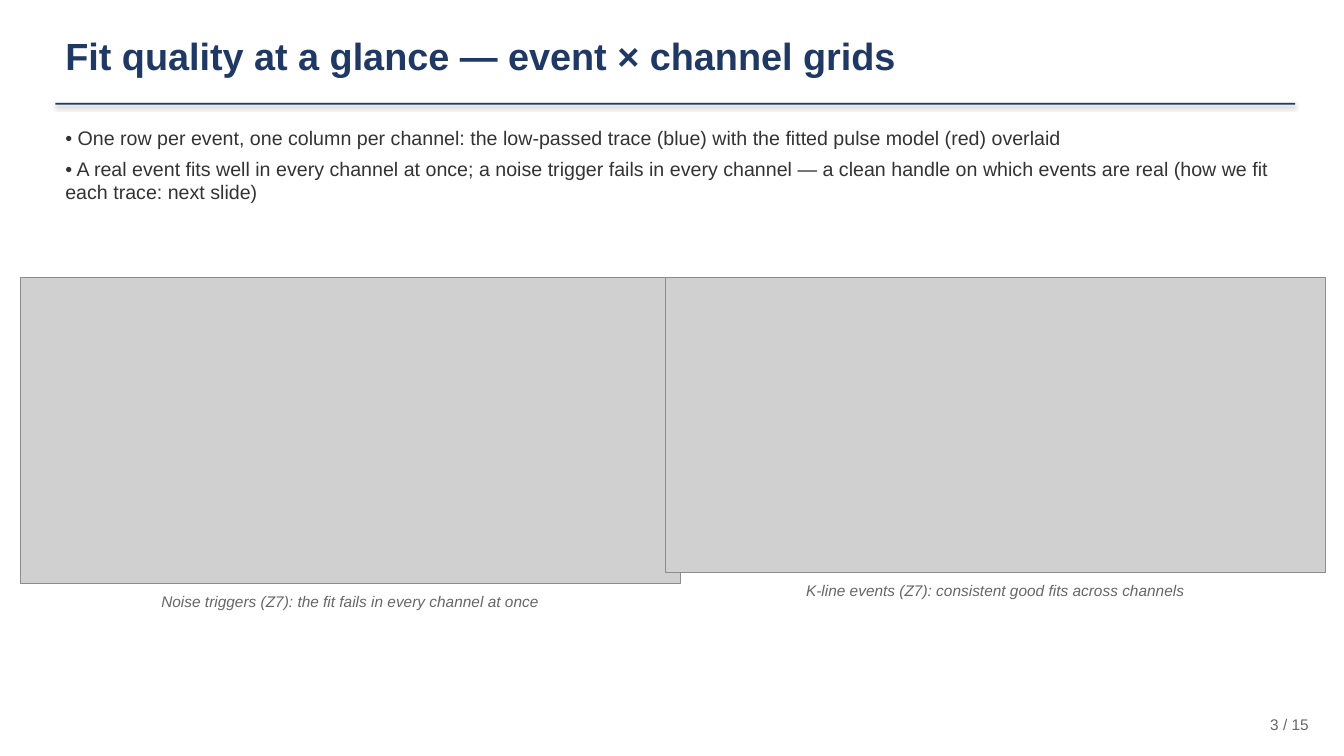
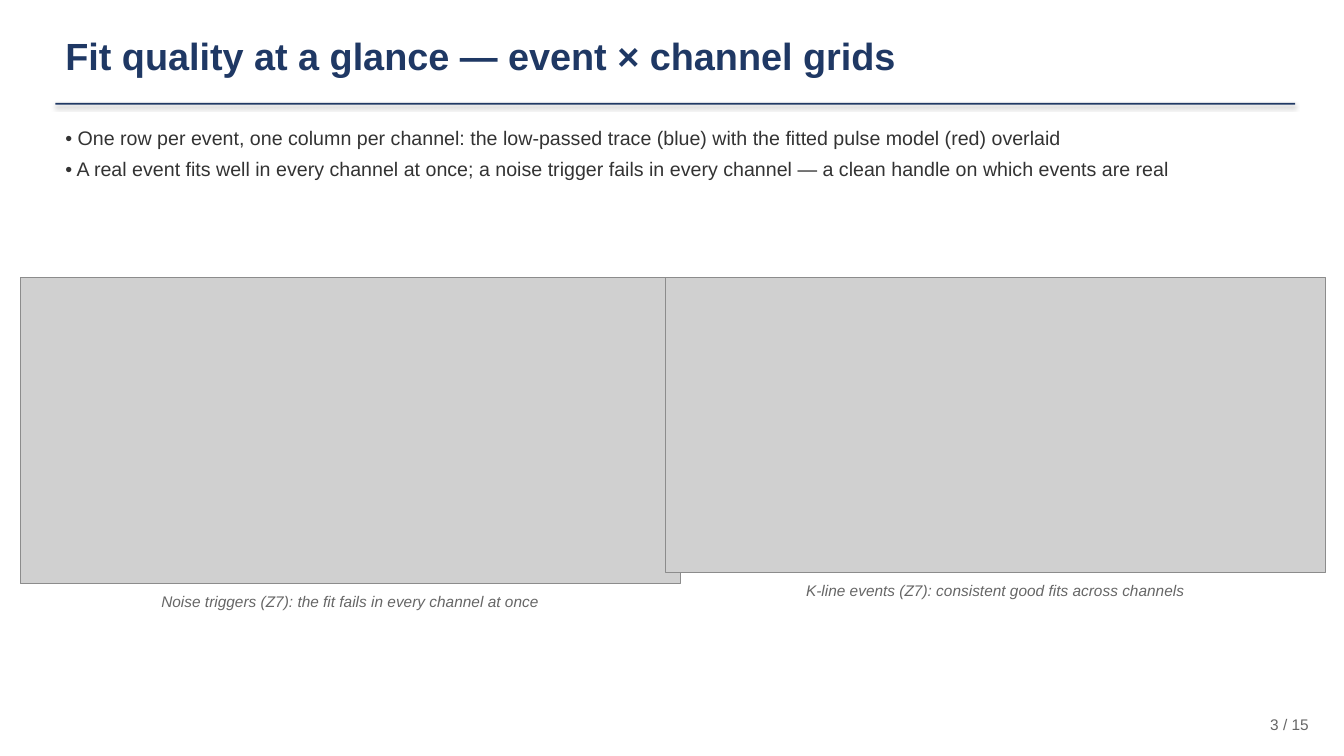
Before and after one commit to ZhihengLi0/urop, a slide deck: slide 3 of snolab/presentation/SNOLAB_R4_pulse_templates_20260715.pptx. Drawn at 1344x756 pixels with LibreOffice and Linux fonts; fonts in the diff are those of the drawing; grey boxes stand for pictures. Boxes give left, top, right and bottom in pixels: in the first picture for what was removed or moved away, otherwise in the second. Text is boxed around its words. In the diff, an @@ line names an element or a change of style, - is before the commit and + after.

```diff
--- a/snolab/presentation/SNOLAB_R4_pulse_templates_20260715.pptx
+++ b/snolab/presentation/SNOLAB_R4_pulse_templates_20260715.pptx
@@ text at box(77, 161, 1169, 180): text changed @@
-• A real event fits well in every channel at once; a noise trigger fails in every channel — a clean handle on which events are real (how we fit each trace: next slide)
+• A real event fits well in every channel at once; a noise trigger fails in every channel — a clean handle on which events are real
```
Also in this commit, not shown: 1 other slide changed, 4 other files.
